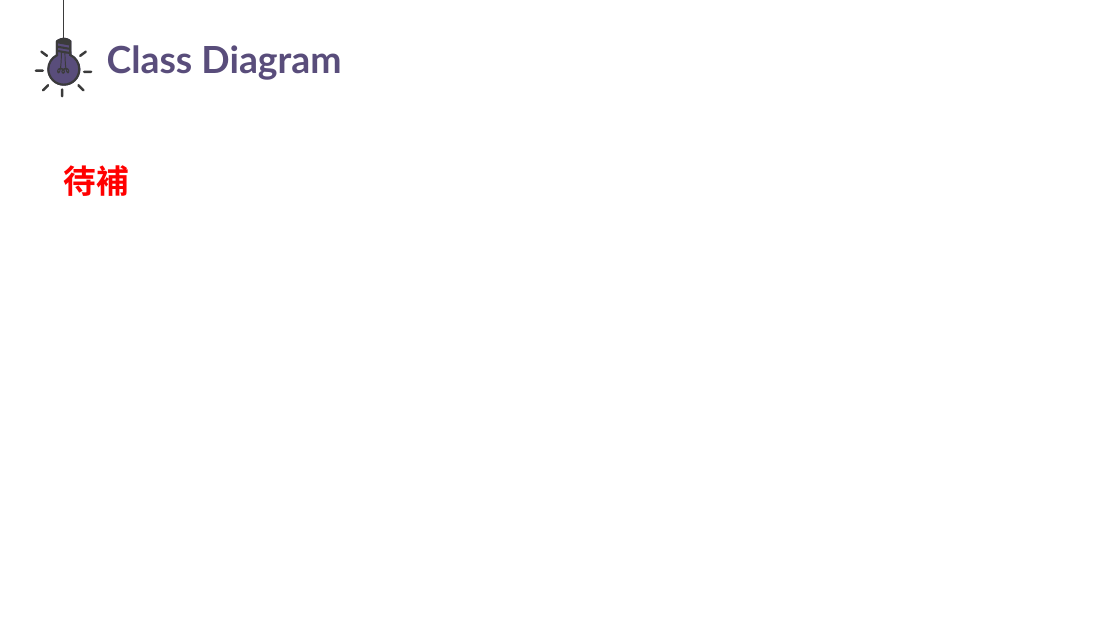
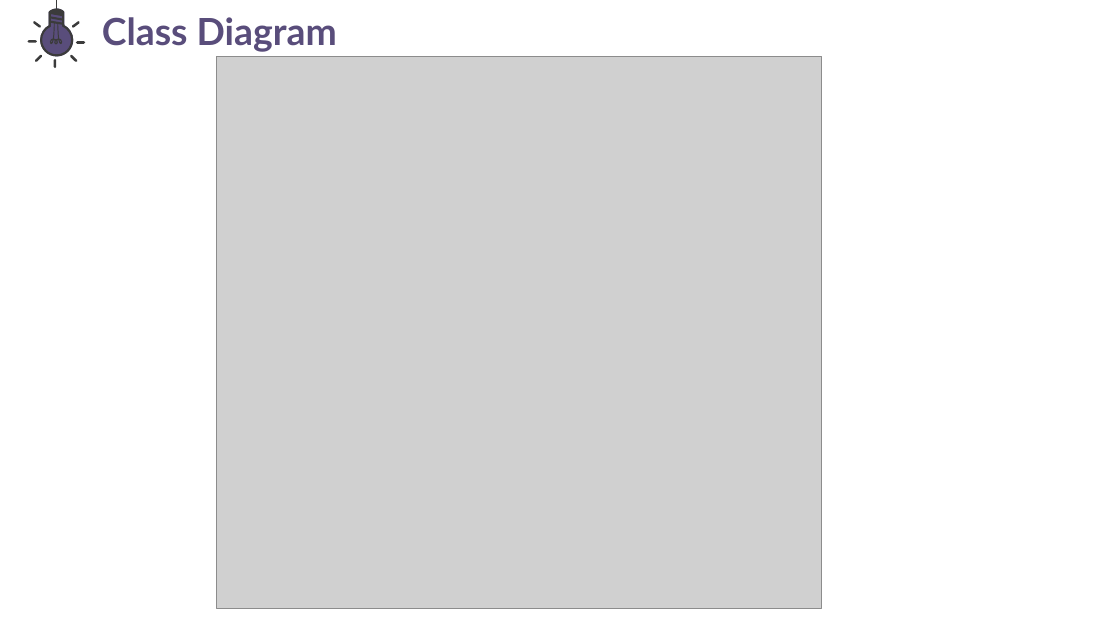
Before and after one commit to yoyo0213/oop-2025-proj-TA_v.s._Professor, a slide deck: slide 5 of oop final project.pptx. Drawn at 1120x630 pixels with LibreOffice and Linux fonts; fonts in the diff are those of the drawing; grey boxes stand for pictures. Boxes give left, top, right and bottom in pixels: in the first picture for what was removed or moved away, otherwise in the second. Text is boxed around its words. In the diff, an @@ line names an element or a change of style, - is before the commit and + after.

Commit message:
class diagram added

```diff
--- a/oop final project.pptx
+++ b/oop final project.pptx
@@ line moved from (64, 41) - (64, 0) to (56, 12) - (56, 0) @@
@@ freeform shape: place and size @@
-freeform shape at box(79, 50, 87, 57)
+freeform shape at box(71, 21, 80, 28)
@@ freeform shape: place and size @@
-freeform shape at box(42, 84, 50, 92)
+freeform shape at box(34, 55, 42, 62)
@@ 7 freeform shapes, 1 text: place and size @@
-7 freeform shapes, 1 text at box(34, 38, 341, 97)
+7 freeform shapes, 1 text at box(28, 8, 337, 68)
@@ picture added at box(217, 56, 823, 608) @@
@@ text removed at box(63, 165, 128, 196) @@
-待補
```
Also in this commit, not shown: 1 slide added, 1 other file.
